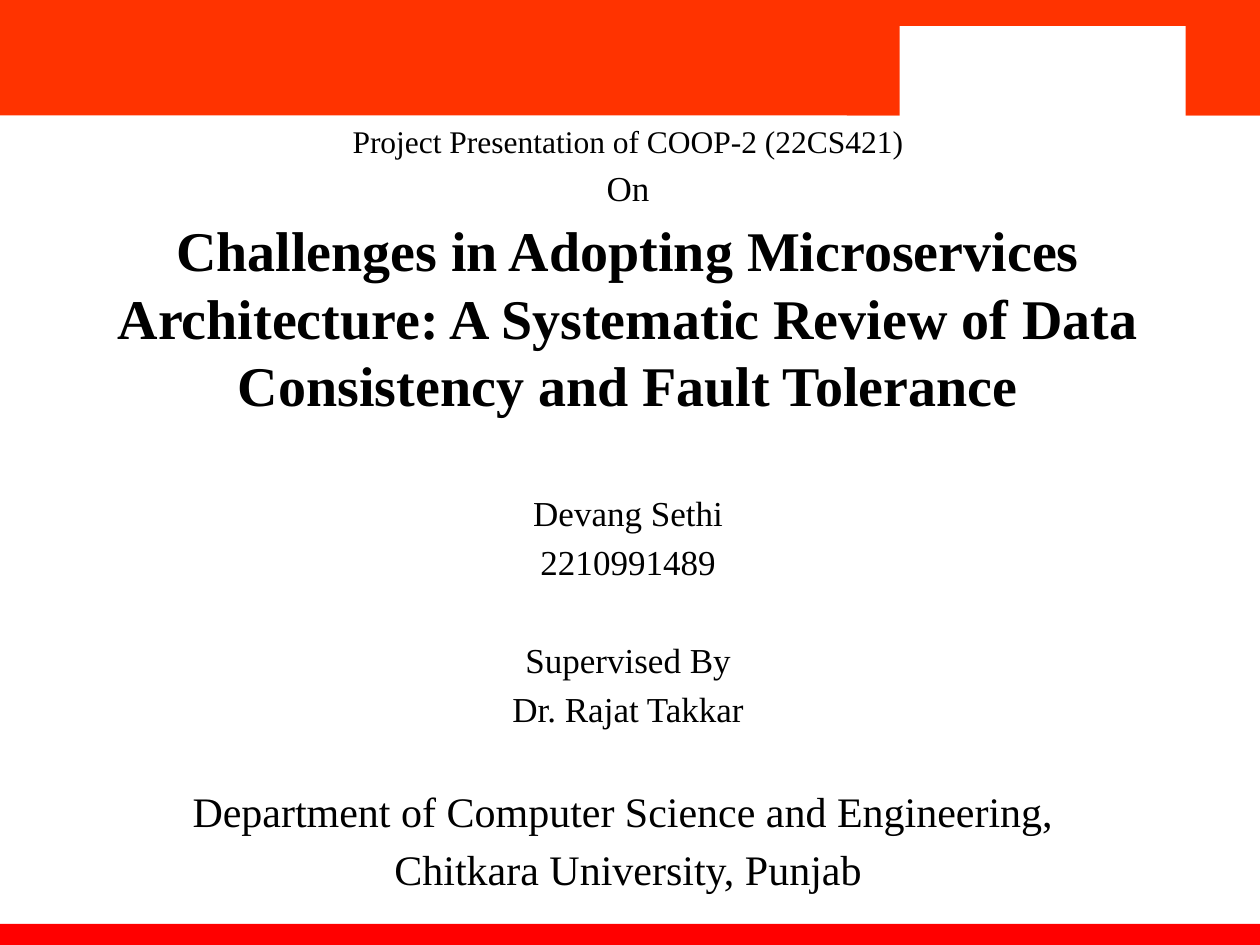
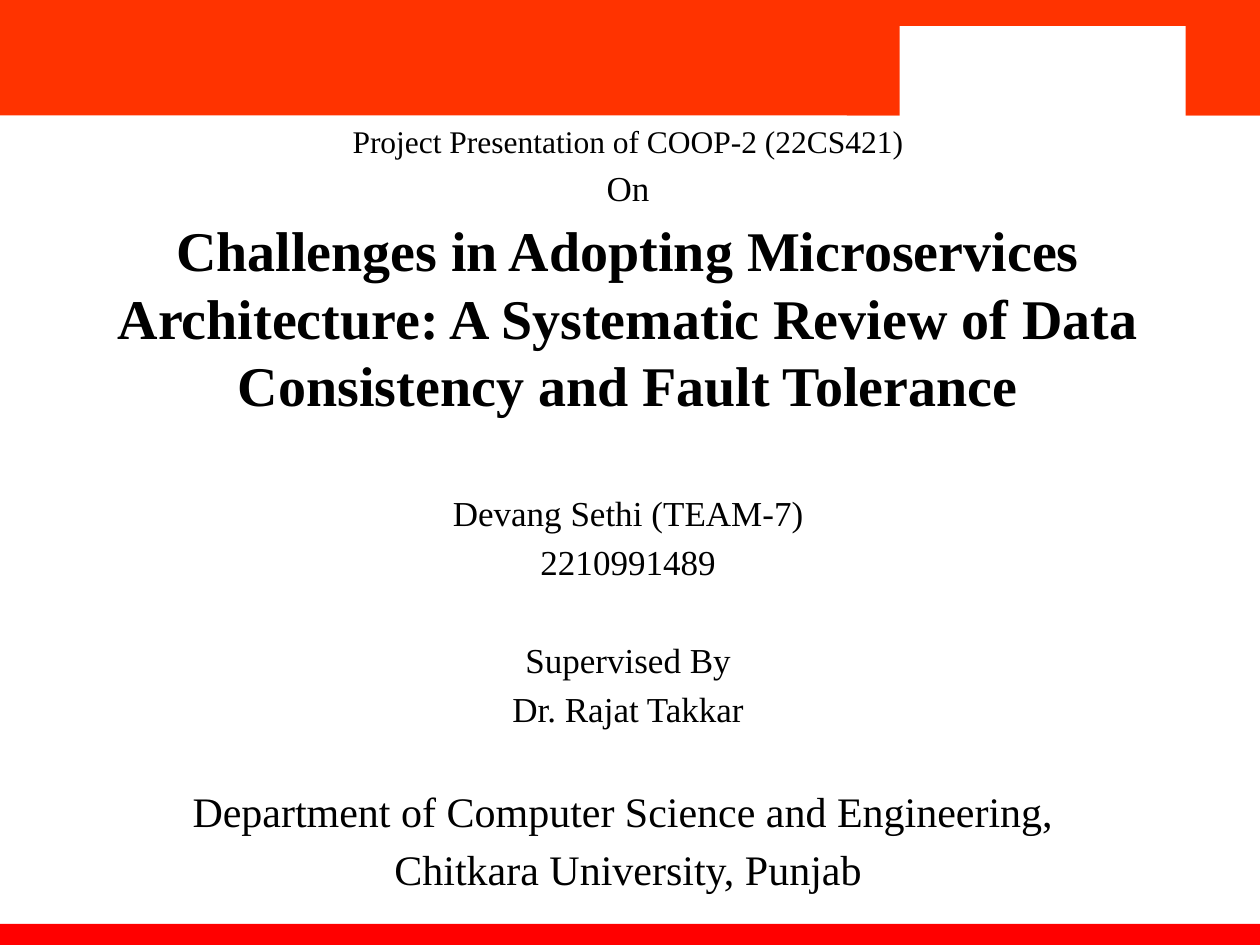
Before and after one commit to sethidevang/COOP, a slide deck: slide 1 of report/2210991489_DevangSethi_PPT.pptx. Drawn at 1260x945 pixels with LibreOffice and Linux fonts; fonts in the diff are those of the drawing; background and template pictures are left out. Boxes give left, top, right and bottom in pixels: in the first picture for what was removed or moved away, otherwise in the second. Text is boxed around its words. In the diff, an @@ line names an element or a change of style, - is before the commit and + after.

Commit message:
ADDED TEAM NAME

```diff
--- a/report/2210991489_DevangSethi_PPT.pptx
+++ b/report/2210991489_DevangSethi_PPT.pptx
@@ text at <box>453,501,803,533</box>: text changed @@
-Devang Sethi
+Devang Sethi (TEAM-7)
```
Also in this commit, not shown: 1 other file.
